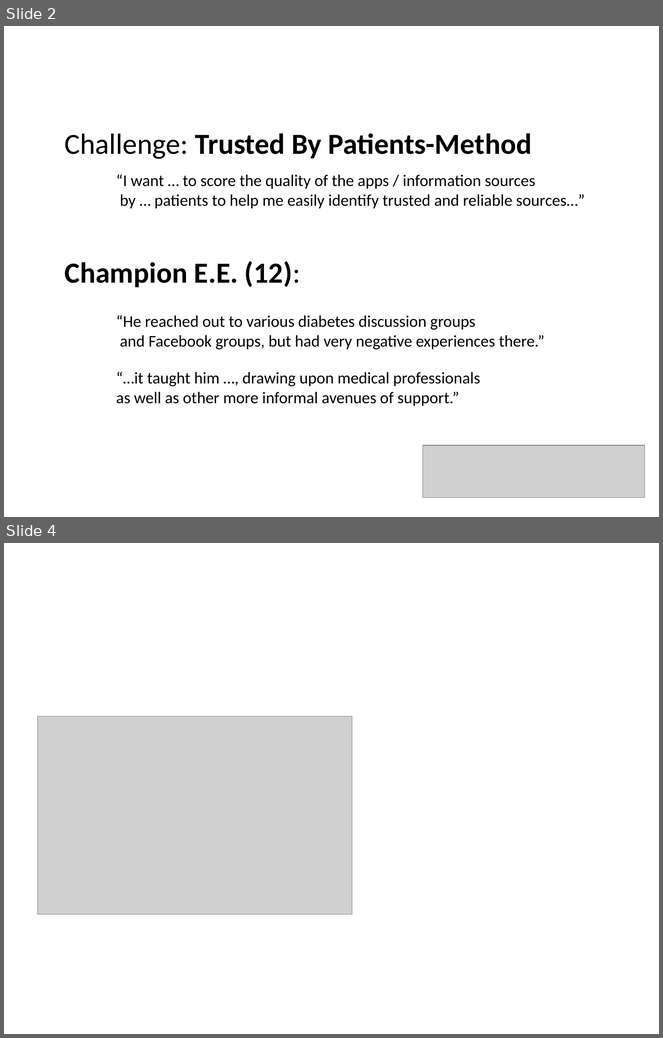
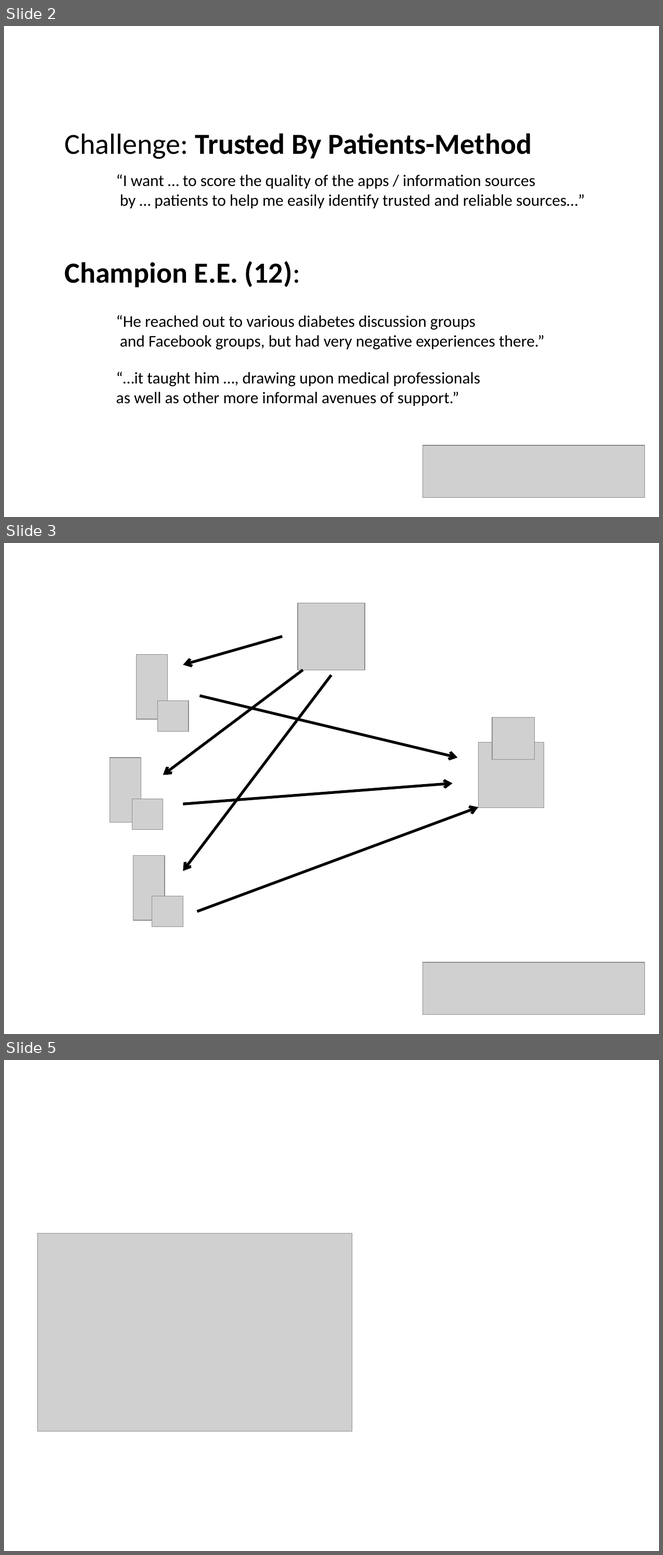
Before and after one commit to AlexanderKononov/DocRefConsulter, a slide deck: pitch/deck_pitch.pptx. Shown one above the other, each under a label of ours: slides 2 and 4 before the commit, slides 2, 3 and 5 after it; the slides between them are not shown. The pictures are 663x1038 and 663x1555 pixels, drawn with LibreOffice and Linux fonts; fonts in the diff are those of the drawing; grey boxes stand for pictures. Boxes give left, top, right and bottom in pixels: in the first picture for what was removed or moved away, otherwise in the second. Text is boxed around its words. In the diff, an @@ line names an element or a change of style, - is before the commit and + after.

```diff
--- a/pitch/deck_pitch.pptx
+++ b/pitch/deck_pitch.pptx
@@ slide 3 added at (x1=4, y1=543, x2=659, y2=1034), background #FFFFFF @@
@@ picture added at (x1=297, y1=603, x2=364, y2=670) @@
@@ arrow added from (283, 637) to (183, 665), #000000 3 pt @@
@@ picture added at (x1=137, y1=654, x2=168, y2=719) @@
@@ arrow added from (303, 670) to (163, 775), #000000 3 pt @@
@@ arrow added from (332, 676) to (183, 871), #000000 3 pt @@
@@ arrow added from (200, 696) to (458, 758), #000000 3 pt @@
@@ picture added at (x1=158, y1=701, x2=189, y2=732) @@
@@ picture added at (x1=492, y1=717, x2=535, y2=759) @@
@@ picture added at (x1=478, y1=742, x2=544, y2=808) @@
@@ picture added at (x1=110, y1=758, x2=141, y2=823) @@
@@ arrow added from (183, 805) to (453, 783), #000000 3 pt @@
@@ picture added at (x1=132, y1=799, x2=163, y2=830) @@
@@ arrow added from (197, 912) to (478, 808), #000000 3 pt @@
@@ picture added at (x1=133, y1=856, x2=165, y2=921) @@
@@ picture added at (x1=152, y1=896, x2=183, y2=927) @@
@@ picture added at (x1=423, y1=962, x2=645, y2=1015) @@
@@ what was slide 4 is now slide 5 @@
```
Also in this commit, not shown: 1 other slide added, 1 slide removed, 13 other files.
